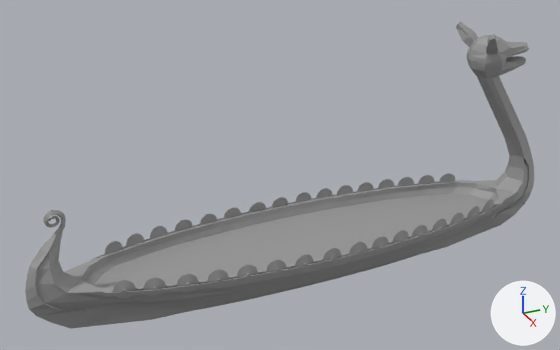
The glTF model public/3d/drakkar.glb, before and after one commit.
Rendered twice from a 50 mm lens placed at (16.41, -8.08, 11.44), pointed at (-0.21, -0.6, 3.13). Every picture has the same lights, and +X, +Y and +Z are marked at lower right. Where no turn or scale is listed for an object, it has been applied to the vertices. Vertices at the same position are counted once.

The older version as bpy lines, for what is in view:
```python
me_cube_014_0 = bpy.data.meshes.new('Cube.014_0')
me_cube_014_0.from_pydata(...)  # 436 vertices, 784 faces; spans x -1.4..1.4, y -7.36..7.51, z -0.21..5.75
me_cube_014_0.materials.append(mat_material_001)  # grey #999999
me_cube_014_1 = bpy.data.meshes.new('Cube.014_1')
me_cube_014_1.from_pydata(...)  # 541 vertices, 1044 faces; spans x -1.65..1.65, y -7.1..7.08, z -0.81..1.77
me_cube_014_1.materials.append(mat_material_002)  # grey #999999
me_cylinder_006_0 = bpy.data.meshes.new('Cylinder.006_0')
me_cylinder_006_0.from_pydata(...)  # 4160 vertices, 8192 faces; spans x -1.0..2.0, y -3.0..40.0, z -7.0..471.0
me_cylinder_006_0.materials.append(mat_material_001)  # grey #999999
ob_cube_014_0 = bpy.data.objects.new('Cube.014_0', me_cube_014_0)
ob_cube_014_0.location = (0.12, 0.16, 0.75)
ob_cube_014_1 = bpy.data.objects.new('Cube.014_1', me_cube_014_1)
ob_cube_014_1.location = (0.12, 0.16, 0.75)
ob_cylinder_006_0 = bpy.data.objects.new('Cylinder.006_0', me_cylinder_006_0)
ob_cylinder_006_0.parent = ob_cylinder_006
ob_cylinder_006_0.location = (0.566, 18.72, 210.6)
```
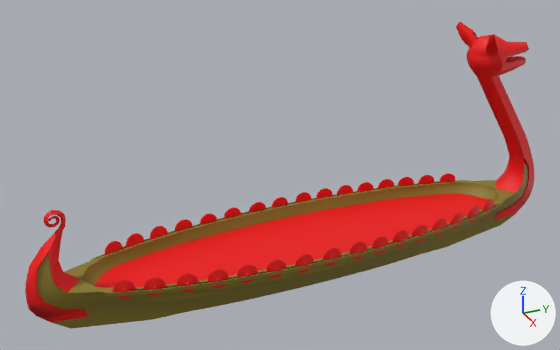
The newer file is also rescaled (x0.87), turned or shifted as a whole; pictures and numbers use the older file's frame.

Boxes (x1, y1, x2, y2) around the edits, measured in the pictures (560 x 350 px; the box of a moved part takes in the faces that stretch with it):
'Cube.014_0', recoloured (grey to red)
    both: (25, 22, 534, 322)
'Cube.014_1', recoloured
    both: (37, 163, 528, 329)
part 1 of me_cylinder_006_0, moved or reshaped
    before: (124, 260, 282, 292)
    after: (124, 268, 283, 297)
part 2 of me_cylinder_006_0, recoloured (grey to red)
    both: (105, 173, 494, 299)

What the commit changed:
Material 'Material.009' (mat_material_009) is new.
Its base color is (0.866, 0.0, 0.0) (red #ef0000).
Its roughness is 0.6.
Material 'Material.003' (mat_material_003) is new.
Its base color is (0.248, 0.19, 0.0195) (yellow #887926).
Its roughness is 0.6.
me_cube_014_0 has 436 vertices, 784 faces and spans x -1.4..1.4, y -7.36..7.51, z -0.21..5.75.
me_cube_014_0 no longer uses material mat_material_001 (grey #999999).
me_cube_014_0 now uses material mat_material_009 (red #ef0000).
me_cube_014_1 has 541 vertices, 1044 faces and spans x -1.65..1.65, y -7.1..7.08, z -0.81..1.77.
me_cube_014_1 no longer uses material mat_material_002 (grey #999999).
me_cube_014_1 now uses material mat_material_003 (yellow #887926).
me_cylinder_006_0 has 4160 vertices, 8192 faces and spans x -1.0..2.0, y -3.0..40.0, z -7.0..471.0.
me_cylinder_006_0 is used by ob_cylinder_006_0; parent ob_cylinder_006; location (0.566, 18.72, 210.6).
me_cylinder_006_0 part 1: 70 vertices moved within x 0.0..1.0, y -2.0..40.0, z 120.0..418.0; 1 vertex removed from x 1.0, y 34.0, z 205.0; 1 vertex added at x 1.0, y 34.0, z 204.0.
me_cylinder_006_0 part 2: 5092 faces spanning x -1.0..2.0, y -3.0..40.0, z -7.0..471.0 switch from mat_material_001 (grey #999999) to mat_material_009 (red #ef0000).
